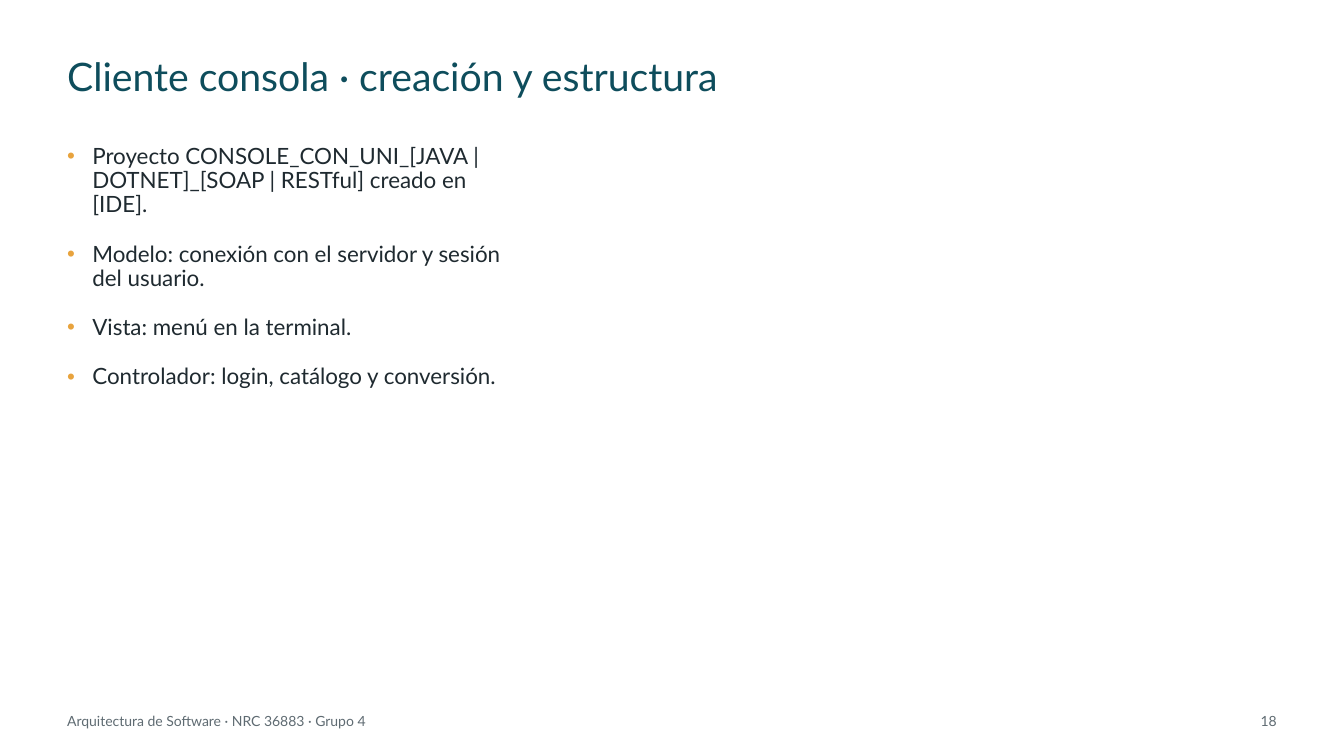
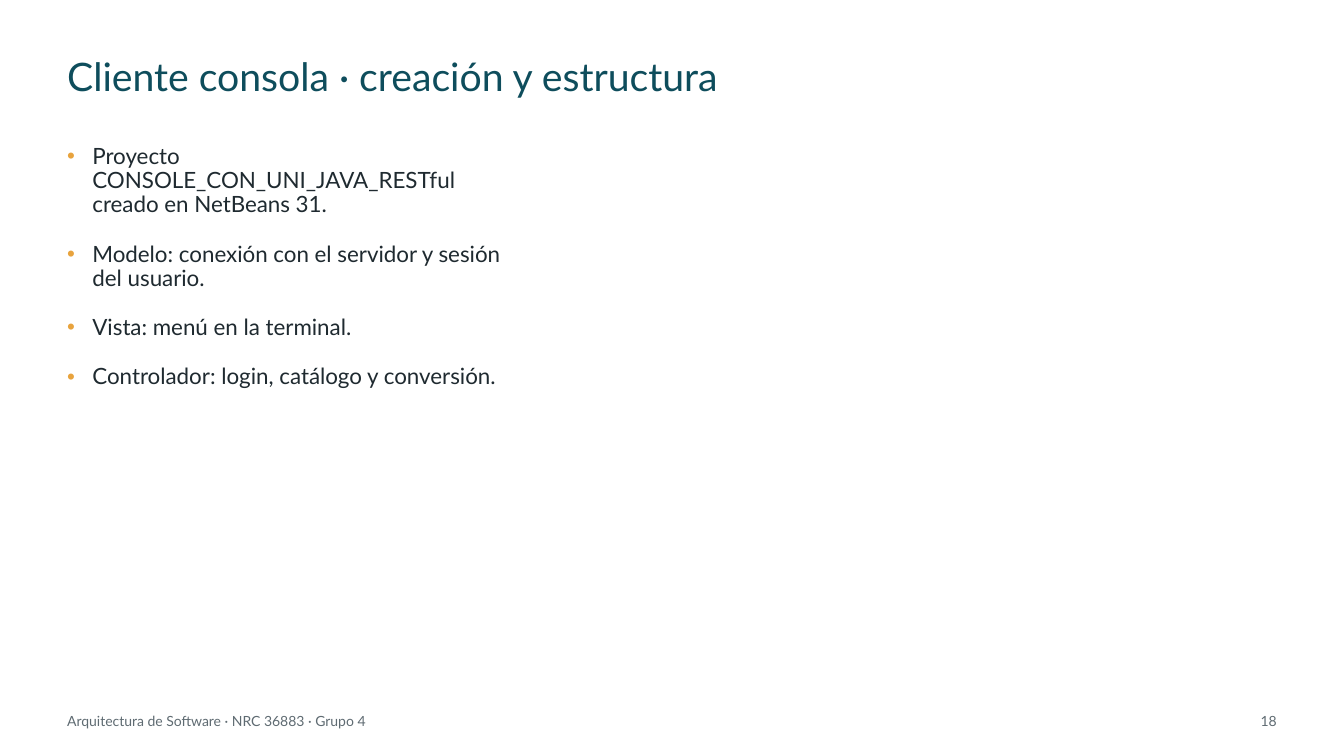
Before and after one commit to IMarcusDev/TI.1.3.-PAO202651_RESTFUL_JAVA_SINBDD_NRC_36883_GR04, a slide deck: slide 18 of 05. DOCUMENTACION/PRESENTACION TI.1.3. RESTFUL sin BDD en JAVA GR4.pptx. Drawn at 1344x756 pixels with LibreOffice and Linux fonts; fonts in the diff are those of the drawing. Boxes give left, top, right and bottom in pixels: in the first picture for what was removed or moved away, otherwise in the second. Text is boxed around its words. In the diff, an @@ line names an element or a change of style, - is before the commit and + after.

```diff
--- a/05. DOCUMENTACION/PRESENTACION TI.1.3. RESTFUL sin BDD en JAVA GR4.pptx
+++ b/05. DOCUMENTACION/PRESENTACION TI.1.3. RESTFUL sin BDD en JAVA GR4.pptx
@@ text at [92, 148, 455, 212]: text changed @@
-• Proyecto CONSOLE_CON_UNI_[JAVA | DOTNET]_[SOAP | RESTful] creado en [IDE].
+• Proyecto CONSOLE_CON_UNI_JAVA_RESTful creado en NetBeans 31.
```
Also in this commit, not shown: 27 other slides changed.
